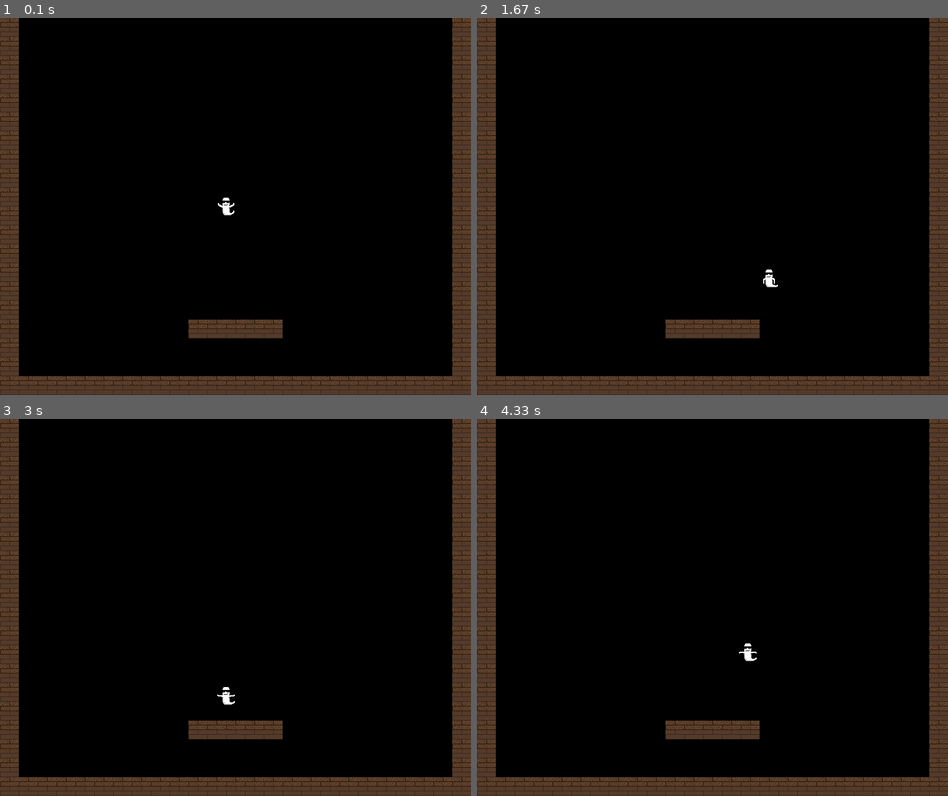
Above: before the commit, frames 1-4 (two rows, left to right).
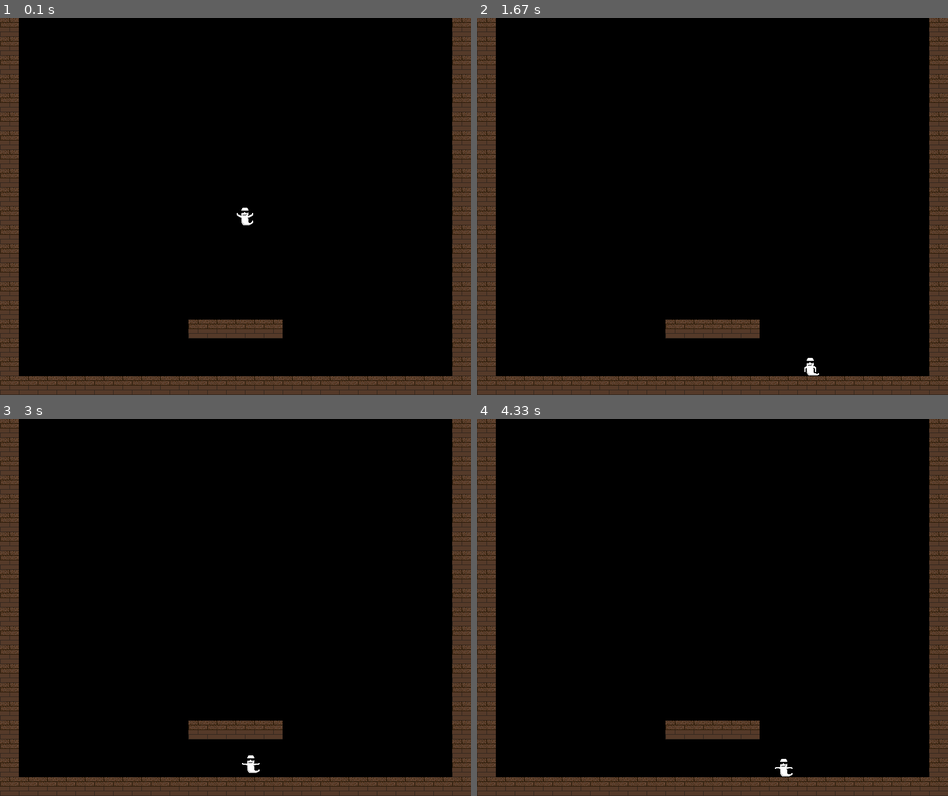
Above: after the commit, the same moments.

Repository: Cjreynol-zz/pygame-boilerplate
Game: pygame game, started from main.py
The game is run twice, just before and just after one commit, with the same random seed, the same clock (stepped at 60 frames per second) and the same inputs.
Inputs:
- Up to frame 1 (0.1 s): no input
- Up to frame 2 (1.67 s): hold Right 0.33-0.8 s; hold Up 0.83-1.13 s; hold Right 1.17-1.63 s
- Up to frame 3 (3 s): hold Left 1.67-2.2 s; hold Down 2.23-2.53 s; hold Left 2.57-2.97 s
- Up to frame 4 (4.33 s): hold Up 3-3.37 s; hold Right 3.4-4.03 s; hold Down from 4.07 s (still down)

The runs differ from the first frame. In frame 1, 0.2% of the frame differs, in the area x 46-54%, y 47-55%; in frame 2, 0.1%; in frame 3, 0.1%; in frame 4, 0.1%.

Commit message:
Add some convenience classes to clean up GameState
Platform makes wall and platform creation much easier, and Ghost is
a prototype for a future platforming character class.

Diff:
--- a/boilerplate/game.py
+++ b/boilerplate/game.py
@@ -11,6 +11,7 @@
     """
 
     SCREEN_SIZE = (800, 640)
+    SQUARE_SIZE = (32, 32)
     FPS = 30
 
     def __init__(self, title):
--- a/boilerplate/game_state_abc.py
+++ b/boilerplate/game_state_abc.py
@@ -7,8 +7,7 @@
     boilerplate framework.
     """
 
-    def __init__(self, fps):
-        self.fps = fps
+    def __init__(self):
         self.done = False
 
     @abstractmethod
@@ -21,4 +20,4 @@
 
     def update(self):
         for group in self.get_all_groups():
-            group.update(self.fps, self.get_collide_groups())
+            group.update(self.get_collide_groups())
--- a/boilerplate/movable_sprite.py
+++ b/boilerplate/movable_sprite.py
@@ -20,22 +20,25 @@
 
         self.jumping = False
 
-    def update(self, frame_rate, collide_groups):
+    @property
+    def position(self):
+        return self.rect.topleft
+
+    @position.setter
+    def position(self, value):
+        self.rect.topleft = Vector2(value)
+
+    def update(self, collide_groups):
         """
-        Move the sprite a fraction of its velocity (vel / frame_rate).
-
-        ** NOTE **
-        It is likely with this method that the rounding done when calculating
-        velocity (since Rects only moves by pixels, integer values) that the
-        total velocity will be wrong.  A future version should correct this.
+        Update the sprite for a single frame of movement
         """
         super().update()
 
-        delta_d = self.velocity / frame_rate
-        delta_v = self.acceleration / frame_rate
+        delta_d = self.velocity
+        delta_v = self.acceleration
 
-        self.change_position(delta_d)
-        self.change_velocity(delta_v)
+        self.position += delta_d
+        self.velocity += delta_v
 
         collisions = self._detect_collisions(collide_groups)
         self._handle_collisions(collisions)
@@ -52,7 +55,7 @@
                     self.rect.right = collision.rect.left
                 elif collision.rect.collidepoint(self.rect.midbottom):
                     self.rect.bottom = collision.rect.top
-                    self.change_velocity((0, -self.velocity.y))
+                    self.velocity += (0, -self.velocity.y)
                     self.jumping = False
                 elif collision.rect.collidepoint(self.rect.midleft):
                     self.rect.left = collision.rect.right
@@ -69,12 +72,3 @@
         collision_lists = [spritecollide(self, group, False)
                             for group in collide_groups]
         return list(chain.from_iterable(collision_lists))   # flatten
-
-    def change_velocity(self, delta_v):
-        self.velocity += Vector2(delta_v)
-
-    def change_acceleration(self, delta_a):
-        self.acceleration += Vector2(delta_a)
-
-    def change_position(self, delta_d):
-        self.rect.topleft += Vector2(delta_d)
--- /dev/null
+++ b/boilerplate/platform.py
@@ -0,0 +1,36 @@
+from pygame         import Surface
+from pygame.sprite  import Sprite
+
+
+class Platform(Sprite):
+    """
+    Static Sprite used as a collision object for MovableSprites.
+    """
+
+    def __init__(self, sprite, platform_size, start_pos):
+        """
+        Expects the image as a Surface and the platform size as a
+        (width, height) tuple of image tiles
+        """
+        super().__init__()
+
+        self.image = self._create_platform(sprite, platform_size)
+        self.rect = self.image.get_rect()
+        self.rect.topleft = start_pos
+
+    def _create_platform(self, sprite, platform_size):
+        """
+        Creates a new Surface for the platform and tiles the given sprite
+        over it.
+        """
+        rect = sprite.get_rect()
+        image = Surface((rect.width * platform_size[0],
+                                rect.height * platform_size[1]))
+
+        for i in range(platform_size[0]):
+            rect.left = i * rect.width
+            for j in range(platform_size[1]):
+                rect.top = j * rect.height
+                image.blit(sprite, rect)
+
+        return image
--- a/example/game_state.py
+++ b/example/game_state.py
@@ -1,102 +1,57 @@
 from os                         import path
 
-from pygame                     import Rect, Surface
 from pygame.locals              import (QUIT, K_DOWN, K_ESCAPE, K_LEFT,
                                             K_UP, K_RIGHT, KEYDOWN, KEYUP)
-from pygame.sprite              import Sprite, RenderUpdates
+from pygame.sprite              import RenderUpdates
 
 from boilerplate.image_loading  import load_image
+from boilerplate.game           import Game
 from boilerplate.game_state_abc import GameStateABC
-from boilerplate.movable_sprite import MovableSprite
+from boilerplate.platform       import Platform
+
+from example.ghost              import Ghost
 
 
 class GameState(GameStateABC):
     """
     """
 
-    GHOST_ANIMATION_LENGTH = 5      # in frames
-    GRAVITY = (0, 256)
-    VELOCITY = 128
-    JUMP_VELOCITY = VELOCITY * 2
+    WALL_PATH = path.join("example", "assets", "wood_panel_tile.png")
 
-    IMG_DIR = path.join("example", "assets")
+    def __init__(self):
+        super().__init__()
 
-    def __init__(self, fps):
-        super().__init__(fps)
-
-        self.ghost = self._create_ghost()
+        self.ghost = Ghost()
         self.ghost_group = RenderUpdates(self.ghost)
 
         walls = self._create_walls()
         self.wall_group = RenderUpdates(*walls)
+
+    def _create_walls(self):
+        wall_tile = load_image(self.WALL_PATH)
+
+        bottom = Platform(wall_tile,
+                            (Game.SCREEN_SIZE[0] // Game.SQUARE_SIZE[0], 1),
+                            (0, Game.SCREEN_SIZE[1] - Game.SQUARE_SIZE[1]))
+        left = Platform(wall_tile,
+                            (1, Game.SCREEN_SIZE[1] // Game.SQUARE_SIZE[1]),
+                            (0, 0))
+        right = Platform(wall_tile,
+                            (1, Game.SCREEN_SIZE[1] // Game.SQUARE_SIZE[1]),
+                            (Game.SCREEN_SIZE[0] - Game.SQUARE_SIZE[0], 0))
+
+        platform = Platform(wall_tile, (5, 1),
+                                (Game.SCREEN_SIZE[0] // 2
+                                    - Game.SQUARE_SIZE[0] * 2.5,
+                                Game.SCREEN_SIZE[1] * 4 / 5))
+
+        return [bottom, left, right, platform]
 
     def get_all_groups(self):
         return [self.ghost_group, self.wall_group]
 
     def get_collide_groups(self):
         return [self.wall_group]
-
-    def _create_ghost(self):
-        ghost_path = path.join(self.IMG_DIR, "boo_spritesheet.png")
-        sprite_sheet = load_image(ghost_path)
-        ghost =  MovableSprite(sprite_sheet, (32, 32),
-                                self.GHOST_ANIMATION_LENGTH, True)
-        ghost.rect.midtop = (384, 304)
-        ghost.change_acceleration(self.GRAVITY)
-        return ghost
-
-    def _create_walls(self):
-        screen_width = 800
-        screen_height = 640
-        square_size = 32
-
-        wall_path = path.join(self.IMG_DIR, "wood_panel_tile.png")
-        wall_tile = load_image(wall_path)
-
-        bottom = Surface((screen_width, square_size))
-        left = Surface((square_size, screen_height))
-        right = Surface((square_size, screen_height))
-
-        platform = Surface((square_size * 5, square_size))
-
-        rect = Rect(0, 0, 0, 0)
-        for i in range(screen_width // square_size):
-            rect.left = i * square_size
-            bottom.blit(wall_tile, rect)
-
-        rect.left = 0
-        for i in range(screen_height // square_size):
-            rect.top = i * square_size
-            left.blit(wall_tile, rect)
-            right.blit(wall_tile, rect)
-
-        rect.top = 0
-        for i in range(5):
-            rect.left = i * square_size
-            platform.blit(wall_tile, rect)
-
-        bot_sprite = Sprite()
-        bot_sprite.image = bottom
-        bot_sprite.rect = bot_sprite.image.get_rect()
-        bot_sprite.rect.topleft = (0, screen_height - square_size)
-
-        left_sprite = Sprite()
-        left_sprite.image = left
-        left_sprite.rect = left_sprite.image.get_rect()
-        left_sprite.rect.topleft = (0, 0)
-
-        right_sprite = Sprite()
-        right_sprite.image = right
-        right_sprite.rect = right_sprite.image.get_rect()
-        right_sprite.rect.topleft = (screen_width - square_size, 0)
-
-        platform_sprite = Sprite()
-        platform_sprite.image = platform
-        platform_sprite.rect = platform_sprite.image.get_rect()
-        platform_sprite.rect.topleft = (screen_width // 2 - square_size * 2.5,
-                                            screen_height * 4 // 5)
-
-        return [bot_sprite, left_sprite, right_sprite, platform_sprite]
 
     def handle_events(self, event_list):
         for event in event_list:
@@ -105,21 +60,19 @@
                 self.done = True
 
             if event.type == KEYDOWN and event.key == K_DOWN:
-                self.ghost.change_velocity((0, self.VELOCITY))
+                self.ghost.move_down()
             elif event.type == KEYUP and event.key == K_DOWN:
-                self.ghost.change_velocity((0, -self.VELOCITY))
+                self.ghost.cancel_down()
 
-            elif (event.type == KEYDOWN and event.key == K_UP
-                    and not self.ghost.jumping):
-                self.ghost.change_velocity((0, -self.JUMP_VELOCITY))
-                self.ghost.jumping = True
+            elif event.type == KEYDOWN and event.key == K_UP:
+                self.ghost.jump()
 
             elif event.type == KEYDOWN and event.key == K_RIGHT:
-                self.ghost.change_velocity((self.VELOCITY, 0))
+                self.ghost.move_right()
             elif event.type == KEYUP and event.key == K_RIGHT:
-                self.ghost.change_velocity((-self.VELOCITY, 0))
+                self.ghost.cancel_right()
 
             elif event.type == KEYDOWN and event.key == K_LEFT:
-                self.ghost.change_velocity((-self.VELOCITY, 0))
+                self.ghost.move_left()
             elif event.type == KEYUP and event.key == K_LEFT:
-                self.ghost.change_velocity((self.VELOCITY, 0))
+                self.ghost.cancel_left()
--- /dev/null
+++ b/example/ghost.py
@@ -0,0 +1,52 @@
+from os                         import path
+
+from boilerplate.game           import Game
+from boilerplate.image_loading  import load_image
+from boilerplate.movable_sprite import MovableSprite
+
+
+class Ghost(MovableSprite):
+    """
+    """
+
+    SPRITE_PATH = path.join("example", "assets", "boo_spritesheet.png")
+    SPRITE_SIZE = (32, 32)
+    ANIMATION_LENGTH = 5
+
+    START_POS = (Game.SCREEN_SIZE[0] // 2, Game.SCREEN_SIZE[1] // 2)
+    GRAVITY = (0, 0.7)
+    FRICTION_VALUE = -5
+
+    PLAYER_ACCELERATION = 1
+    VELOCITY = 5
+    JUMP_VELOCITY = 12
+
+    def __init__(self):
+        super().__init__(load_image(self.SPRITE_PATH), Game.SQUARE_SIZE,
+                            self.ANIMATION_LENGTH, True)
+
+        self.position = self.START_POS
+        self.acceleration += self.GRAVITY
+
+    def jump(self):
+        if not self.jumping:
+            self.velocity.y += -self.JUMP_VELOCITY
+            self.jumping = True
+
+    def move_right(self):
+        self.velocity.x += self.VELOCITY
+
+    def cancel_right(self):
+        self.velocity.x += -self.VELOCITY
+
+    def move_left(self):
+        self.velocity.x += -self.VELOCITY
+
+    def cancel_left(self):
+        self.velocity.x += self.VELOCITY
+
+    def move_down(self):
+        self.velocity.y += self.VELOCITY
+
+    def cancel_down(self):
+        self.velocity.y += -self.VELOCITY
--- a/main.py
+++ b/main.py
@@ -5,7 +5,8 @@
 
 def main():
     game = Game("LD 42 Testing")
-    game.run(GameState(game.FPS))
+    state = GameState()
+    game.run(state)
 
 if __name__ == "__main__":
     main()
